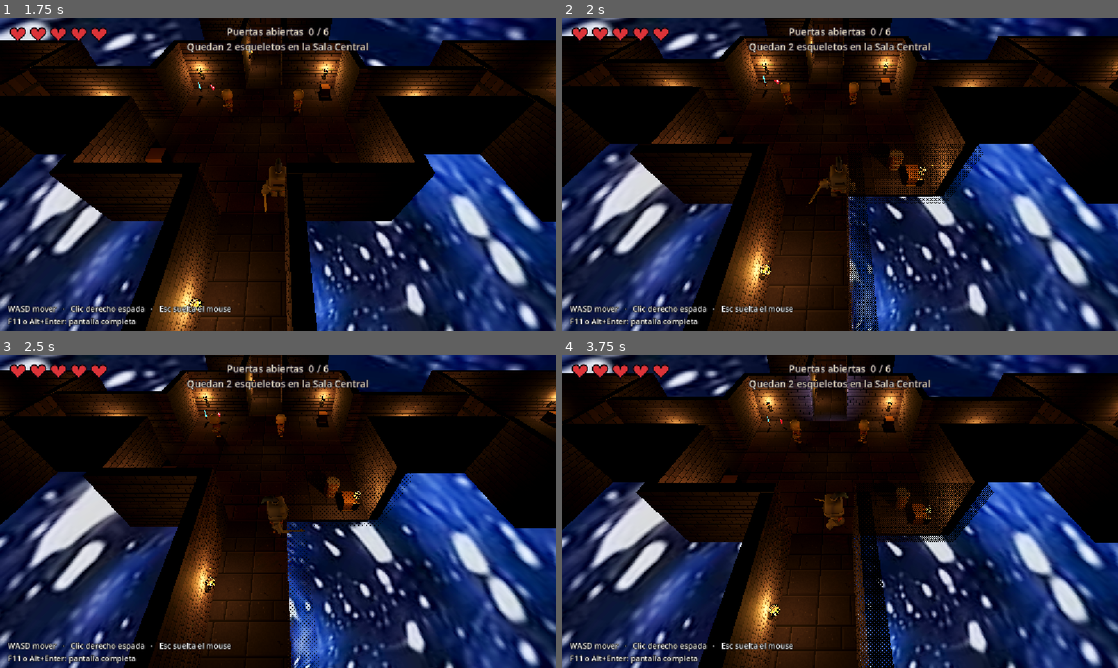
Above: before the commit, frames 1-4 (two rows, left to right).
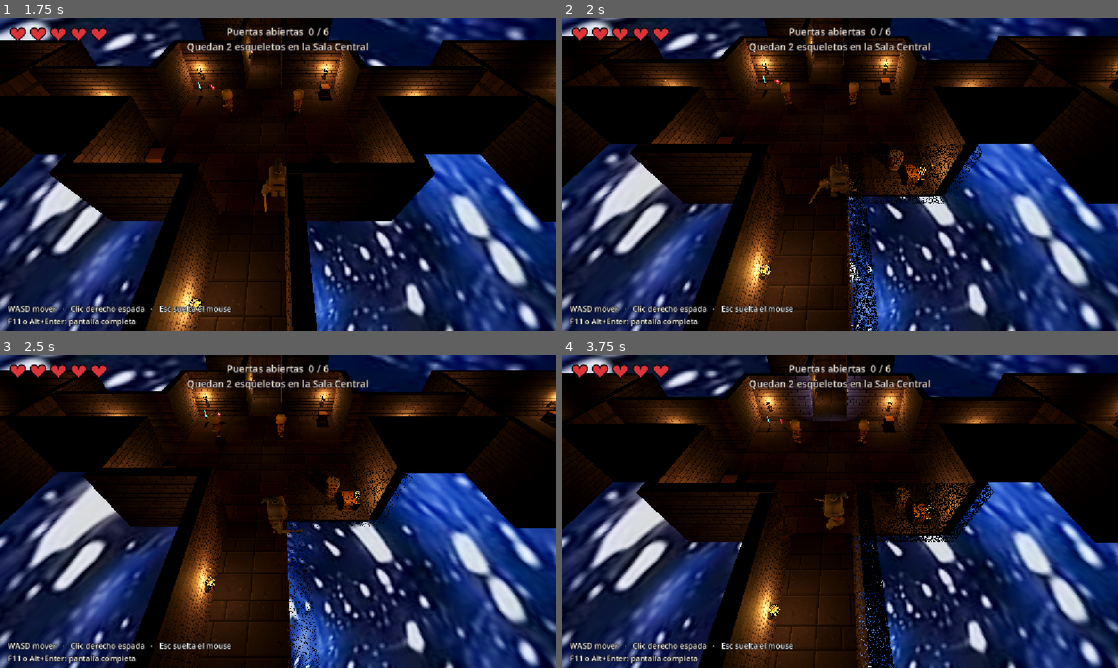
Above: after the commit, the same moments.

Repository: Tairacx/Pixel-dungeon-lite
Game: Godot game, scene res://Level_1.tscn
The game is run twice, just before and just after one commit, with the same random seed, the same clock (stepped at 60 frames per second) and the same inputs. Sound files missing from this copy of the repository are replaced by a short silence.
Inputs (mouse positions are in pixels of both pictures, inside the frame that each line leads up to):
- Up to frame 1 (1.75 s): tap Enter at 0.5 s; move the mouse to (400, 158) at 0.52 s; hold D (move_right) 0.53-1.28 s; tap E (abrir) at 0.6 s; click (400, 158) at 0.67 s; move the mouse to (166, 190) at 1.27 s; hold S (move_down) from 1.28 s (still down); tap Middle mouse button (apuntar) at 1.35 s
- Up to frame 2 (2 s): keep holding S (move_down)
- Up to frame 3 (2.5 s): move the mouse to (333, 442) at 2.02 s; release S (move_down) at 2.03 s; hold D (move_right) from 2.03 s (still down); hold Shift (correr) from 2.03 s (still down)
- Up to frame 4 (3.75 s): move the mouse to (812, 574) at 2.77 s; release D (move_right) at 2.78 s; release Shift (correr) at 2.78 s; hold W (move_up) 2.78-3.53 s; click (812, 574) at 2.85 s; move the mouse to (1006, 558) at 3.52 s; hold A (move_left) from 3.53 s (still down); tap T at 3.6 s

Frame 1 is identical in both runs. In frame 2, 1.9% of the frame differs, in the area x 44-76%, y 40-100%; in frame 3, 1.0%; in frame 4, 1.6%.

Commit message:
Simplificar shader de paredes: dither por hash (sin array con indice dinamico)
Reemplaza la matriz Bayer indexada dinamicamente por un hash12 por pixel, mas
seguro de compilar en cualquier GPU (GL Compatibility). Mismo efecto de fundido.

Diff:
--- a/muro_dither.gdshader
+++ b/muro_dither.gdshader
@@ -1,7 +1,7 @@
 shader_type spatial;
 // Muro con transparencia por "dithering" (screen-door). Cuando fade < 1 se descartan
-// píxeles con un patrón Bayer 4x4, así el muro se ve semitransparente sin los problemas
-// de orden de transparencias del renderizador GL Compatibility.
+// píxeles con un patrón pseudoaleatorio, así el muro se ve semitransparente sin los
+// problemas de orden de transparencias del renderizador GL Compatibility.
 //
 // fade = 1.0 -> opaco (igual que el material original).
 // fade = 0.0 -> invisible.
@@ -17,12 +17,12 @@
 varying vec3 wpos;
 varying vec3 wnormal;
 
-const float BAYER[16] = float[16](
-	0.0,  8.0,  2.0, 10.0,
-	12.0, 4.0, 14.0,  6.0,
-	3.0, 11.0,  1.0,  9.0,
-	15.0, 7.0, 13.0,  5.0
-);
+// Ruido pseudoaleatorio estable por píxel (sin arrays ni índices dinámicos).
+float hash12(vec2 p) {
+	vec3 p3 = fract(vec3(p.xyx) * 0.1031);
+	p3 += dot(p3, p3.yzx + 33.33);
+	return fract((p3.x + p3.y) * p3.z);
+}
 
 void vertex() {
 	wpos = (MODEL_MATRIX * vec4(VERTEX, 1.0)).xyz;
@@ -31,10 +31,7 @@
 
 void fragment() {
 	if (fade < 0.999) {
-		int ix = int(FRAGCOORD.x) % 4;
-		int iy = int(FRAGCOORD.y) % 4;
-		float thr = (BAYER[iy * 4 + ix] + 0.5) / 16.0;
-		if (fade <= thr) {
+		if (fade <= hash12(FRAGCOORD.xy)) {
 			discard;
 		}
 	}
